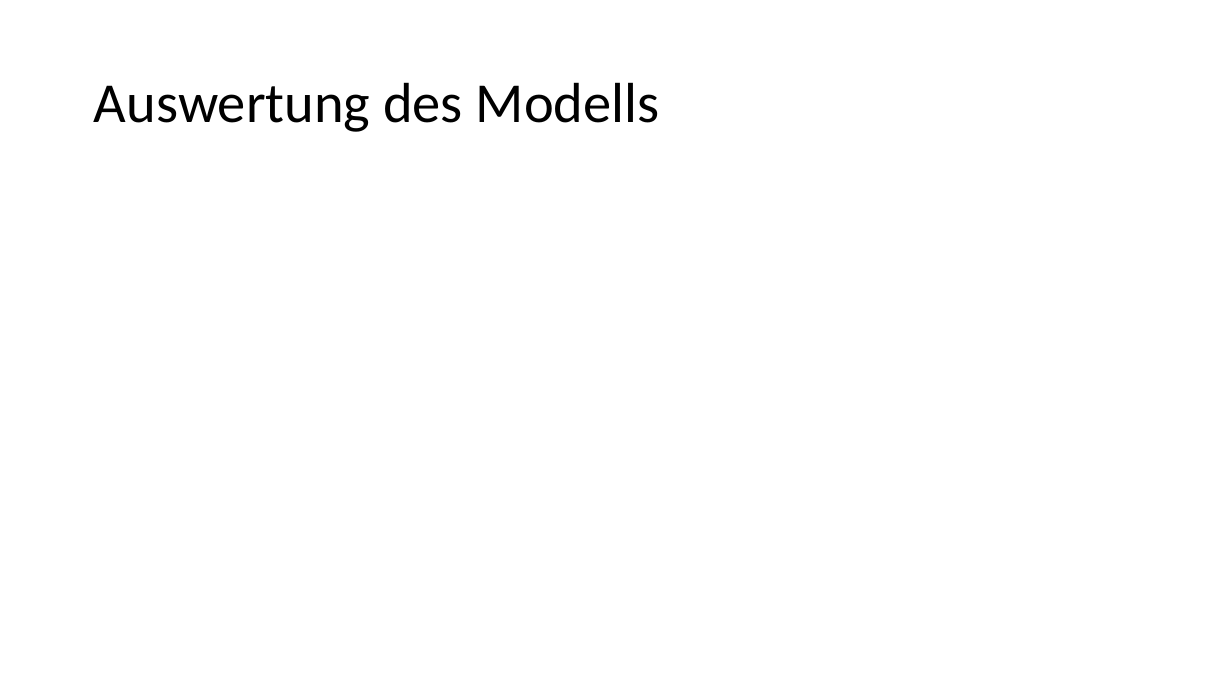
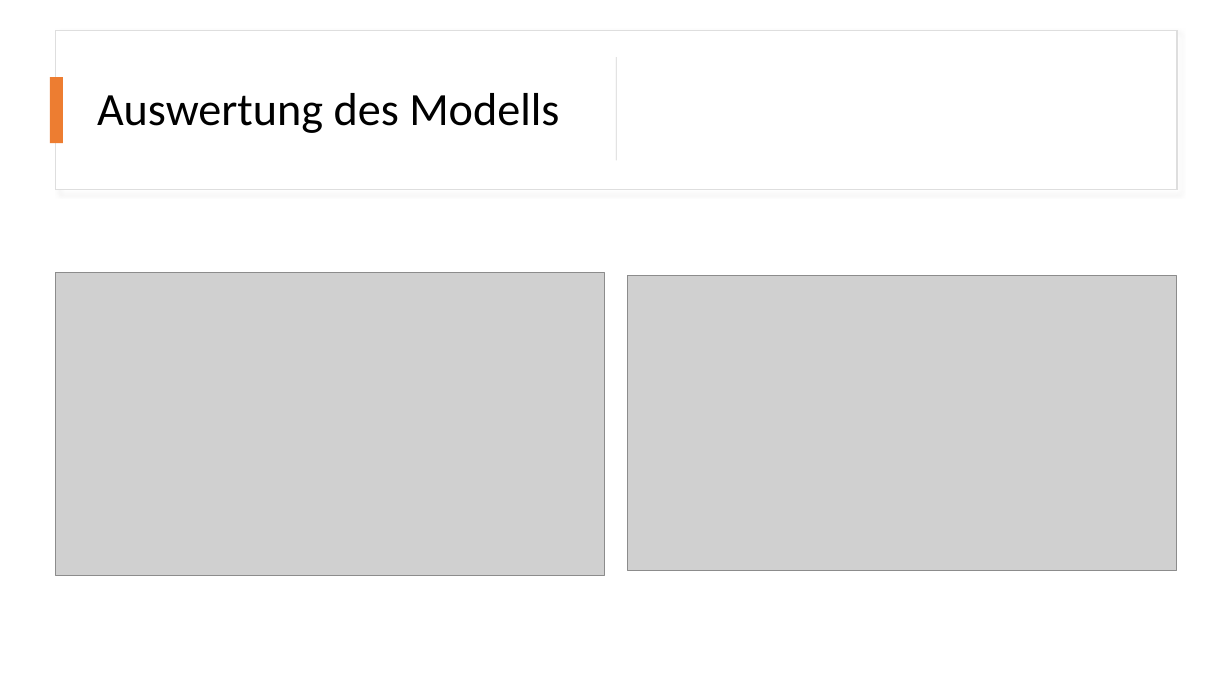
Before and after one commit to Brebeck-Jan/chessmaster, a slide deck: slide 16 of Präsentationen/Abschlusspräsentation/Chessmaster_Abschluss.pptx (slide 12 before the commit). Drawn at 1232x693 pixels with LibreOffice and Linux fonts; fonts in the diff are those of the drawing; grey boxes stand for pictures. Boxes give left, top, right and bottom in pixels: in the first picture for what was removed or moved away, otherwise in the second. Text is boxed around its words. In the diff, an @@ line names an element or a change of style, - is before the commit and + after.

Commit message:
Update

```diff
--- a/Präsentationen/Abschlusspräsentation/Chessmaster_Abschluss.pptx
+++ b/Präsentationen/Abschlusspräsentation/Chessmaster_Abschluss.pptx
@@ rectangle added at bbox=[55, 30, 1177, 189], fill #FFFFFF, outline #DEDEDE 1 pt @@
@@ title "Auswertung des Modells" at bbox=[97, 93, 559, 133]: size 44 to 36 pt @@
@@ rectangle added at bbox=[616, 57, 617, 160], fill #D5D5D5 @@
@@ rectangle added at bbox=[50, 78, 63, 144], fill #ED7D31 @@
@@ picture added at bbox=[55, 273, 604, 576] @@
@@ picture added at bbox=[628, 275, 1177, 570] @@
```
Also in this commit, not shown: 10 other slides changed, 12 slides added, 5 slides removed.
